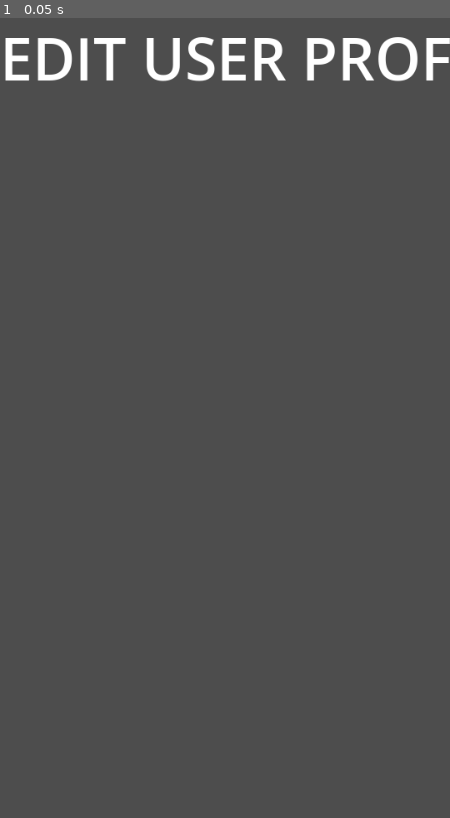
Above: before the commit, frame 1.
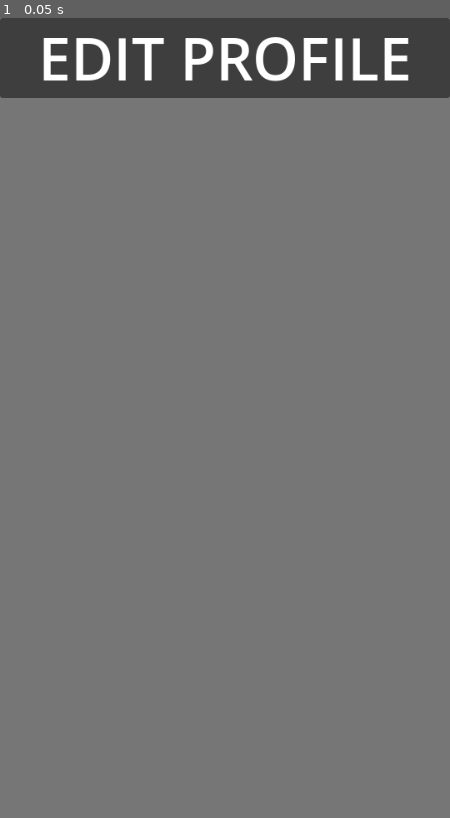
Above: after the commit, the same moment.

Repository: Wyatt5150/Dog-Tinder-Codestuff
Game: Godot game, scene res://Scenes/EditUserProfile.tscn
Two runs of this game, one before a commit and one after it. Both use one fixed random seed, a clock stepped at 60 frames per second and the inputs below. Before the commit the project has no main scene; this scene is started directly in both runs.
Inputs:
- Up to frame 1 (0.05 s): no input

The runs differ from the first frame. In frame 1, 93% of the frame differs, in the area x 0-100%, y 0-100%.

Commit message:
User profile setup work

Diff:
--- a/Datez4Dogz/Scenes/EditUserProfile.tscn
+++ b/Datez4Dogz/Scenes/EditUserProfile.tscn
@@ -2,10 +2,49 @@
 
 [ext_resource type="Theme" uid="uid://de8v2cdqc8x16" path="res://Themes/BigHeaderTheme.tres" id="1_et03q"]
 
-[node name="EditUserProfile" type="Node2D"]
+[node name="EditUserProfile" type="Control"]
+layout_mode = 3
+anchors_preset = 15
+anchor_right = 1.0
+anchor_bottom = 1.0
+grow_horizontal = 2
+grow_vertical = 2
 
-[node name="Label" type="Label" parent="."]
-offset_right = 40.0
-offset_bottom = 23.0
+[node name="ColorRect" type="ColorRect" parent="."]
+layout_mode = 1
+anchors_preset = 15
+anchor_right = 1.0
+anchor_bottom = 1.0
+grow_horizontal = 2
+grow_vertical = 2
+color = Color(0.462291, 0.462291, 0.462291, 1)
+
+[node name="ScrollContainer" type="ScrollContainer" parent="."]
+layout_mode = 1
+anchors_preset = 15
+anchor_right = 1.0
+anchor_bottom = 1.0
+grow_horizontal = 2
+grow_vertical = 2
+
+[node name="VBoxContainer" type="VBoxContainer" parent="ScrollContainer"]
+layout_mode = 2
+size_flags_horizontal = 3
+size_flags_vertical = 3
+
+[node name="Header" type="Label" parent="ScrollContainer/VBoxContainer"]
+layout_mode = 2
+size_flags_vertical = 0
 theme = ExtResource("1_et03q")
-text = "EDIT USER PROFILE"
+text = "EDIT PROFILE"
+horizontal_alignment = 1
+autowrap_mode = 3
+
+[node name="Panel" type="Panel" parent="ScrollContainer/VBoxContainer/Header"]
+show_behind_parent = true
+layout_mode = 1
+anchors_preset = 15
+anchor_right = 1.0
+anchor_bottom = 1.0
+grow_horizontal = 2
+grow_vertical = 2
--- a/Datez4Dogz/Scenes/MainMenu.tscn
+++ b/Datez4Dogz/Scenes/MainMenu.tscn
@@ -2,10 +2,20 @@
 
 [ext_resource type="Theme" uid="uid://de8v2cdqc8x16" path="res://Themes/BigHeaderTheme.tres" id="1_qlmn8"]
 
-[node name="MainMenu" type="Node2D"]
+[node name="MainMenu" type="Control"]
+layout_mode = 3
+anchors_preset = 15
+anchor_right = 1.0
+anchor_bottom = 1.0
+grow_horizontal = 2
+grow_vertical = 2
 
 [node name="Label" type="Label" parent="."]
-offset_right = 40.0
-offset_bottom = 23.0
+layout_mode = 1
+anchors_preset = 10
+anchor_right = 1.0
+offset_bottom = 96.0
+grow_horizontal = 2
 theme = ExtResource("1_qlmn8")
 text = "MAIN MENU"
+horizontal_alignment = 1
--- /dev/null
+++ b/Datez4Dogz/Scenes/Panels/SettingPanel.tscn
@@ -0,0 +1,12 @@
+[gd_scene load_steps=2 format=3 uid="uid://cum2h2tgqmh77"]
+
+[ext_resource type="Script" path="res://Scenes/Panels/setting_panel.gd" id="1_ulove"]
+
+[node name="SettingPanel" type="Control"]
+layout_mode = 3
+anchors_preset = 15
+anchor_right = 1.0
+anchor_bottom = 1.0
+grow_horizontal = 2
+grow_vertical = 2
+script = ExtResource("1_ulove")
--- /dev/null
+++ b/Datez4Dogz/Scenes/Panels/UsernamePanel.tscn
@@ -0,0 +1,12 @@
+[gd_scene load_steps=2 format=3 uid="uid://fudely5h2gaa"]
+
+[ext_resource type="Script" path="res://Scenes/Panels/username_panel.gd" id="1_1hjyr"]
+
+[node name="UsernamePanel" type="Control"]
+layout_mode = 3
+anchors_preset = 15
+anchor_right = 1.0
+anchor_bottom = 1.0
+grow_horizontal = 2
+grow_vertical = 2
+script = ExtResource("1_1hjyr")
--- /dev/null
+++ b/Datez4Dogz/Scenes/Panels/setting_panel.gd
@@ -0,0 +1,11 @@
+extends Control
+class_name SettingPanel
+
+# Called when the node enters the scene tree for the first time.
+func _ready() -> void:
+	pass # Replace with function body.
+
+
+# Called every frame. 'delta' is the elapsed time since the previous frame.
+func _process(delta: float) -> void:
+	pass
--- /dev/null
+++ b/Datez4Dogz/Scenes/Panels/username_panel.gd
@@ -0,0 +1,11 @@
+extends SettingPanel
+
+
+# Called when the node enters the scene tree for the first time.
+func _ready() -> void:
+	pass # Replace with function body.
+
+
+# Called every frame. 'delta' is the elapsed time since the previous frame.
+func _process(delta: float) -> void:
+	pass
--- a/Datez4Dogz/Scenes/ProfileView.tscn
+++ b/Datez4Dogz/Scenes/ProfileView.tscn
@@ -5,7 +5,7 @@
 [node name="ProfileView" type="Node2D"]
 
 [node name="Label" type="Label" parent="."]
-offset_right = 40.0
-offset_bottom = 23.0
+offset_right = 467.0
+offset_bottom = 96.0
 theme = ExtResource("1_h8h0o")
 text = "PROFILE VIEW"
--- a/Datez4Dogz/Scenes/Settings.tscn
+++ b/Datez4Dogz/Scenes/Settings.tscn
@@ -2,10 +2,20 @@
 
 [ext_resource type="Theme" uid="uid://de8v2cdqc8x16" path="res://Themes/BigHeaderTheme.tres" id="1_bj7et"]
 
-[node name="Settings" type="Node2D"]
+[node name="Settings" type="Control"]
+layout_mode = 3
+anchors_preset = 15
+anchor_right = 1.0
+anchor_bottom = 1.0
+grow_horizontal = 2
+grow_vertical = 2
 
 [node name="Label" type="Label" parent="."]
-offset_right = 40.0
-offset_bottom = 23.0
+layout_mode = 1
+anchors_preset = 10
+anchor_right = 1.0
+offset_bottom = 96.0
+grow_horizontal = 2
 theme = ExtResource("1_bj7et")
 text = "SETTINGS"
+horizontal_alignment = 1
--- a/Datez4Dogz/Scenes/ViewMatches.tscn
+++ b/Datez4Dogz/Scenes/ViewMatches.tscn
@@ -2,10 +2,20 @@
 
 [ext_resource type="Theme" uid="uid://de8v2cdqc8x16" path="res://Themes/BigHeaderTheme.tres" id="1_xwuu7"]
 
-[node name="ViewMatches" type="Node2D"]
+[node name="ViewMatches" type="Control"]
+layout_mode = 3
+anchors_preset = 15
+anchor_right = 1.0
+anchor_bottom = 1.0
+grow_horizontal = 2
+grow_vertical = 2
 
 [node name="Label" type="Label" parent="."]
-offset_right = 40.0
-offset_bottom = 23.0
+layout_mode = 1
+anchors_preset = 10
+anchor_right = 1.0
+offset_bottom = 96.0
+grow_horizontal = 2
 theme = ExtResource("1_xwuu7")
 text = "LABEL"
+horizontal_alignment = 1
--- a/Datez4Dogz/project.godot
+++ b/Datez4Dogz/project.godot
@@ -11,6 +11,7 @@
 [application]
 
 config/name="Datez4Dogz"
+run/main_scene="res://Scenes/EditUserProfile.tscn"
 config/features=PackedStringArray("4.3", "GL Compatibility")
 config/icon="res://icon.svg"
 
